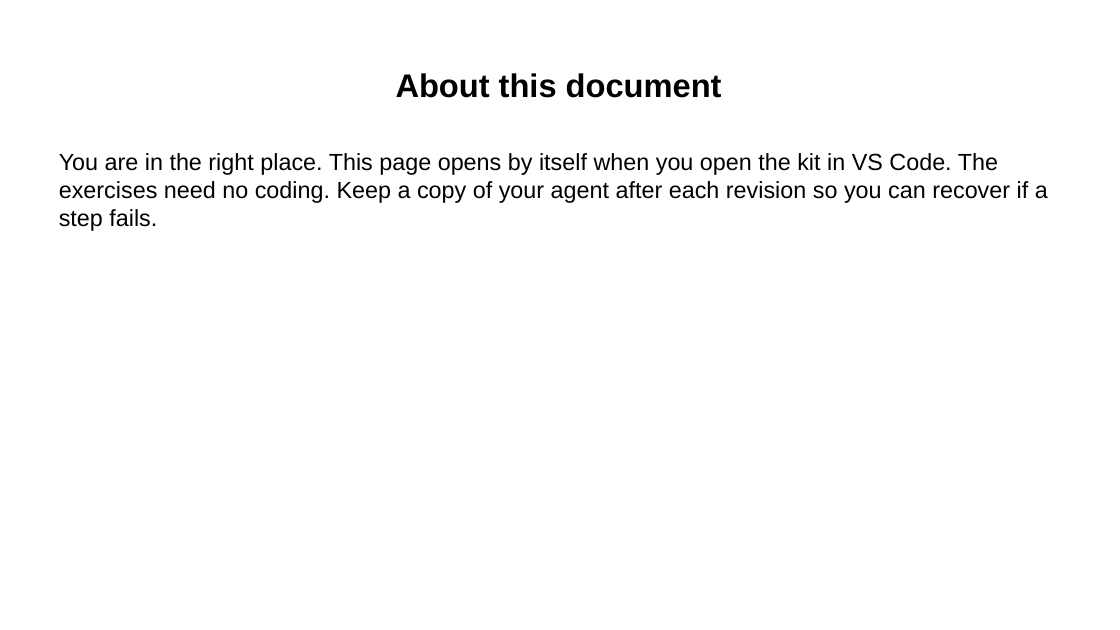
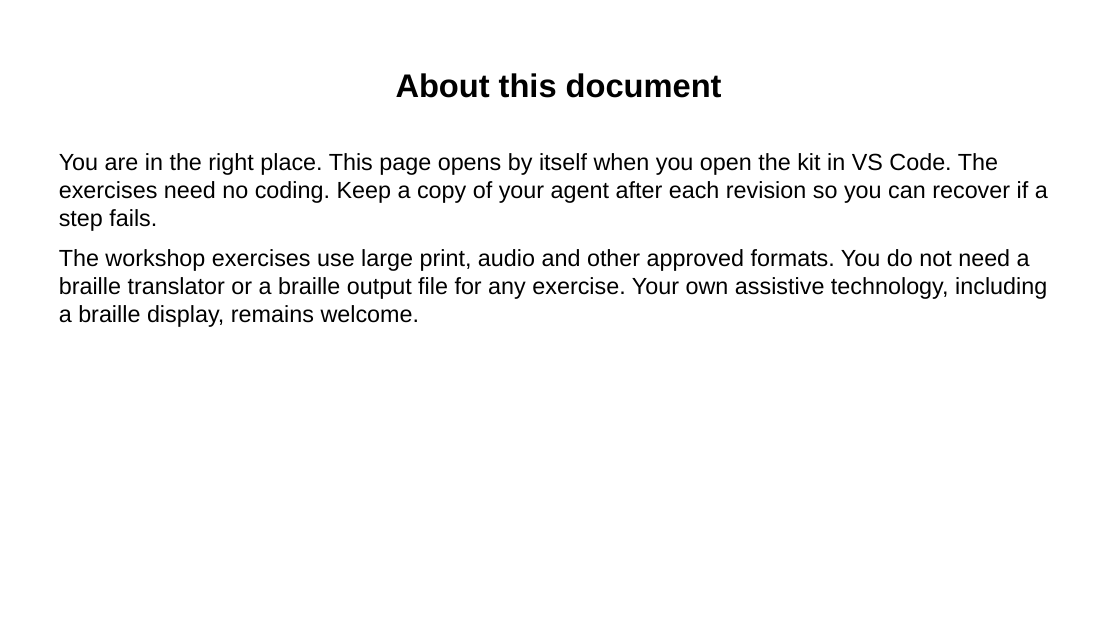
Before and after one commit to Community-Access/glow, a slide deck: slide 2 of docs/ahg-2026/kit/read-me.pptx. Drawn at 1120x630 pixels with LibreOffice and Linux fonts; fonts in the diff are those of the drawing. Boxes give left, top, right and bottom in pixels: in the first picture for what was removed or moved away, otherwise in the second. Text is boxed around its words. In the diff, an @@ line names an element or a change of style, - is before the commit and + after.

```diff
--- a/docs/ahg-2026/kit/read-me.pptx
+++ b/docs/ahg-2026/kit/read-me.pptx
@@ text at box(59, 249, 1047, 327): paragraph added @@
+The workshop exercises use large print, audio and other approved formats. You do not need a braille translator or a braille output file for any exercise. Your own assistive technology, including a braille display, remains welcome.
```
Also in this commit, not shown: 1 other slide changed, 31 other files.
